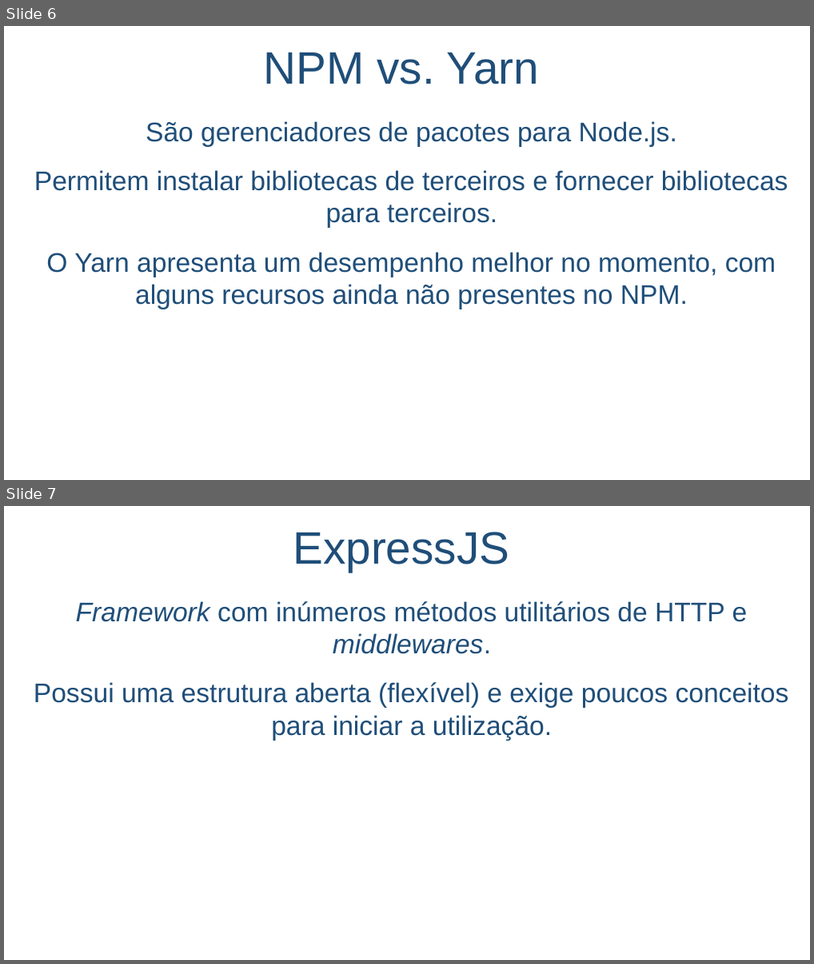
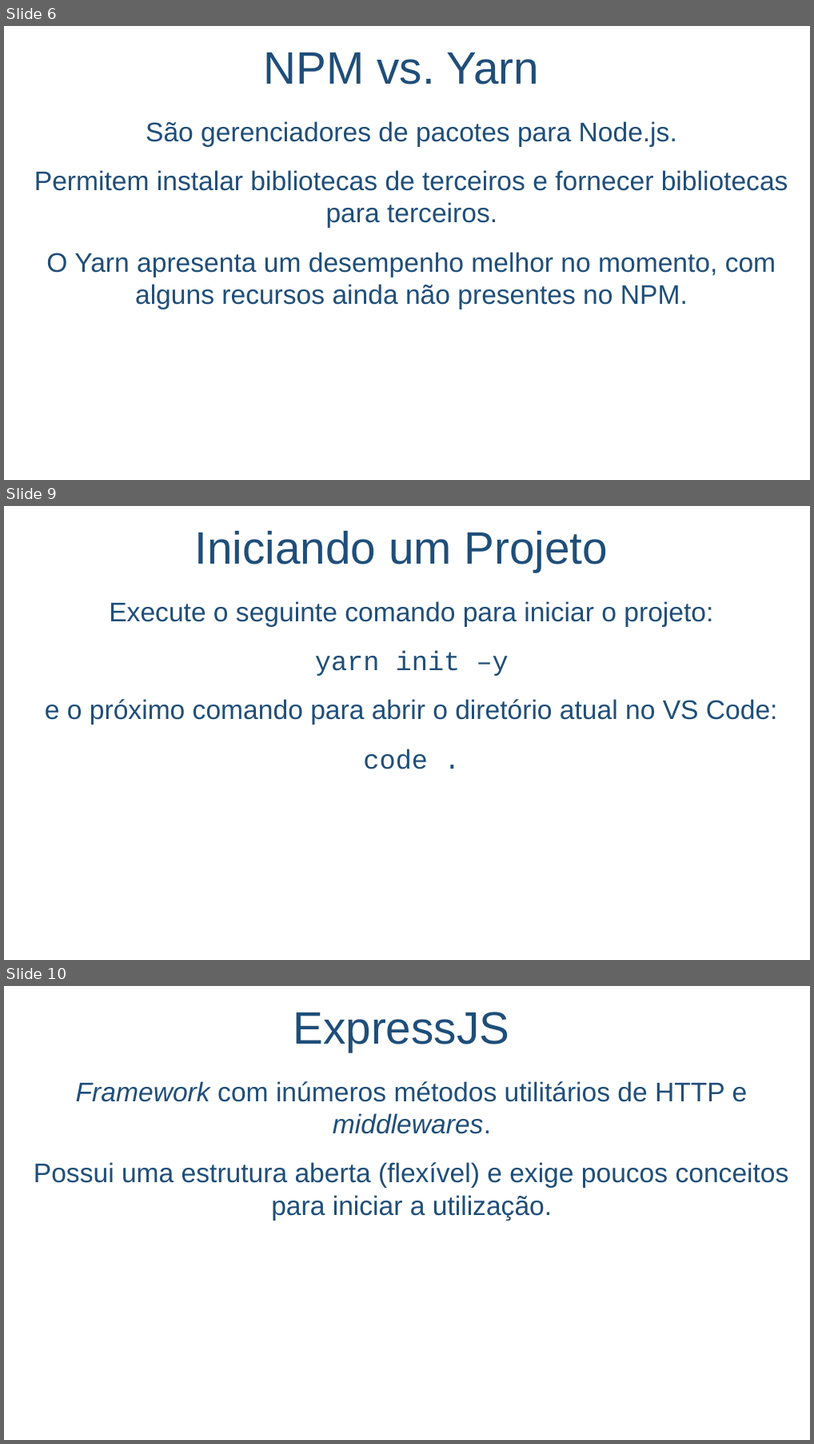
Before and after one commit to salmo-jr/public-slides, a slide deck: node-js.pptx. Shown one above the other, each under a label of ours: slides 6 and 7 before the commit, slides 6, 9 and 10 after it; the slides between them are not shown. The pictures are 814x964 and 814x1444 pixels, drawn with LibreOffice and Linux fonts; fonts in the diff are those of the drawing; background and template pictures are left out. Boxes give left, top, right and bottom in pixels: in the first picture for what was removed or moved away, otherwise in the second. Text is boxed around its words. In the diff, an @@ line names an element or a change of style, - is before the commit and + after.

```diff
--- a/node-js.pptx
+++ b/node-js.pptx
@@ slide 9 added at (4, 506, 810, 960), background picture (left out) @@
@@ text added at (195, 531, 609, 572), 54 pt, text #1F4E79 @@
+Iniciando um Projeto
@@ text added at (45, 601, 778, 769), 32 pt, text #1F4E79 @@
+Execute o seguinte comando para iniciar o projeto:
+yarn init –y
+e o próximo comando para abrir o diretório atual no VS Code:
+code .
@@ what was slide 7 is now slide 10 @@
```
Also in this commit, not shown: 2 slides changed, 4 other slides added.
